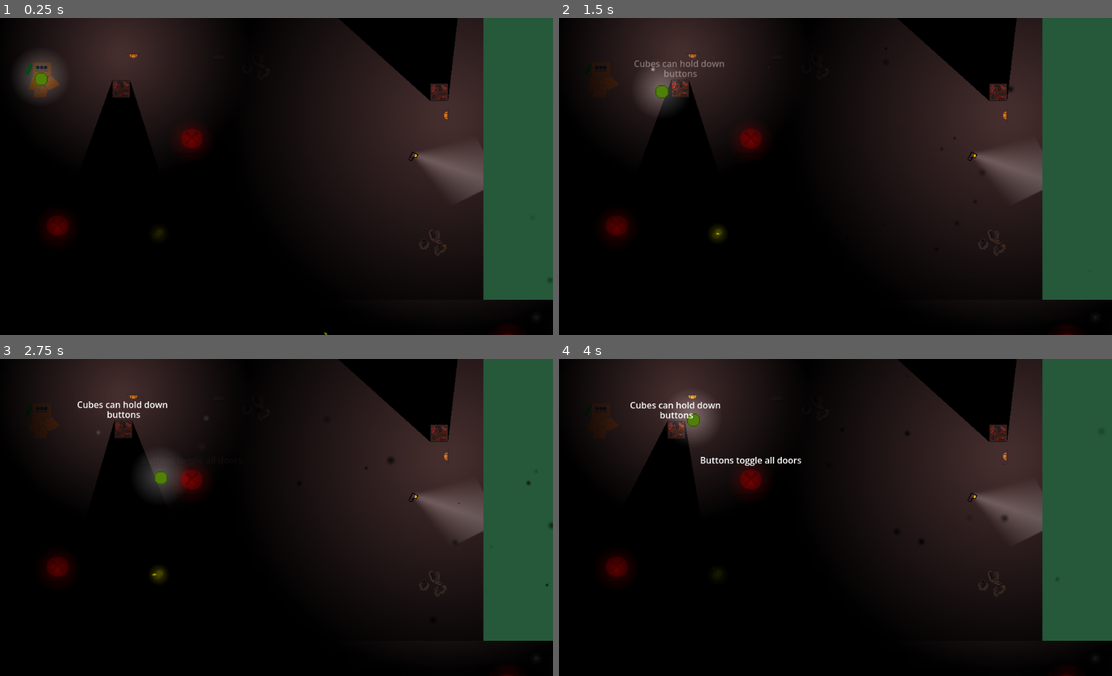
Above: before the commit, frames 1-4 (two rows, left to right).
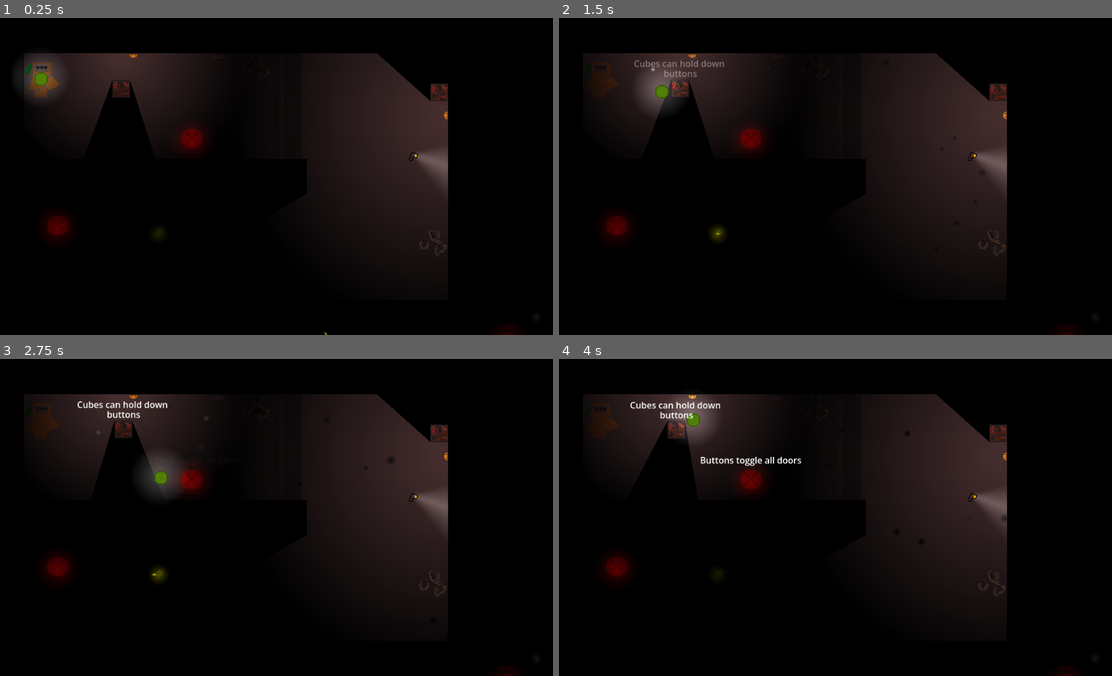
Above: after the commit, the same moments.

Repository: GoldenDog0/ScrapHeap
Game: Godot game, scene res://game/game.tscn
The game is run twice, just before and just after one commit, with the same random seed, the same clock (stepped at 60 frames per second) and the same inputs.
Inputs (mouse positions are in pixels of both pictures, inside the frame that each line leads up to):
- Up to frame 1 (0.25 s): no input
- Up to frame 2 (1.5 s): tap Enter at 0.5 s; move the mouse to (951, 160) at 0.52 s; hold D (right) 0.53-1.28 s; hold F (flashlight) 0.53-1.28 s; move the mouse to (719, 192) at 1.27 s; hold S (down) from 1.28 s (still down); tap Space (pull) at 1.35 s
- Up to frame 3 (2.75 s): move the mouse to (326, 447) at 2.02 s; release S (down) at 2.03 s; hold D (right) from 2.03 s (still down); hold F (flashlight) from 2.03 s (still down)
- Up to frame 4 (4 s): move the mouse to (802, 580) at 2.77 s; release D (right) at 2.78 s; release F (flashlight) at 2.78 s; hold W (up) 2.78-3.53 s; tap Space (pull) at 2.85 s; move the mouse to (1001, 565) at 3.52 s; hold A (left) from 3.53 s (still down); hold F (flashlight) from 3.53 s (still down)

The runs differ from the first frame. In frame 1, 20% of the frame differs, in the area x 4-100%, y 0-89%; in frame 2, 20%; in frame 3, 20%; in frame 4, 20%.

Commit message:
brought the map back (whoops)

Diff:
--- a/game/game.tscn
+++ b/game/game.tscn
@@ -483,9 +483,7 @@
 [node name="Tilemap Tiles" type="TileMapLayer" parent="Tilemap Ground" unique_id=1572696532]
 texture_filter = 1
 tile_map_data = PackedByteArray("AAAFAAAAAQAAAAcAAAAGAAAAAQABAAcAAAAJAAAAAQABAAcAAAAKAAAAAQABAAcAAAALAAAAAQABAAcAAAAMAA …(7680 unchanged characters)…
-enabled = false
 tile_set = ExtResource("3_leid8")
-collision_enabled = false
 script = ExtResource("4_8bboj")
 
 [node name="Tilemap Decor" type="TileMapLayer" parent="Tilemap Ground/Tilemap Tiles" unique_id=581907847]
Not shown, changed: index.html
Not shown, changed: index.pck
